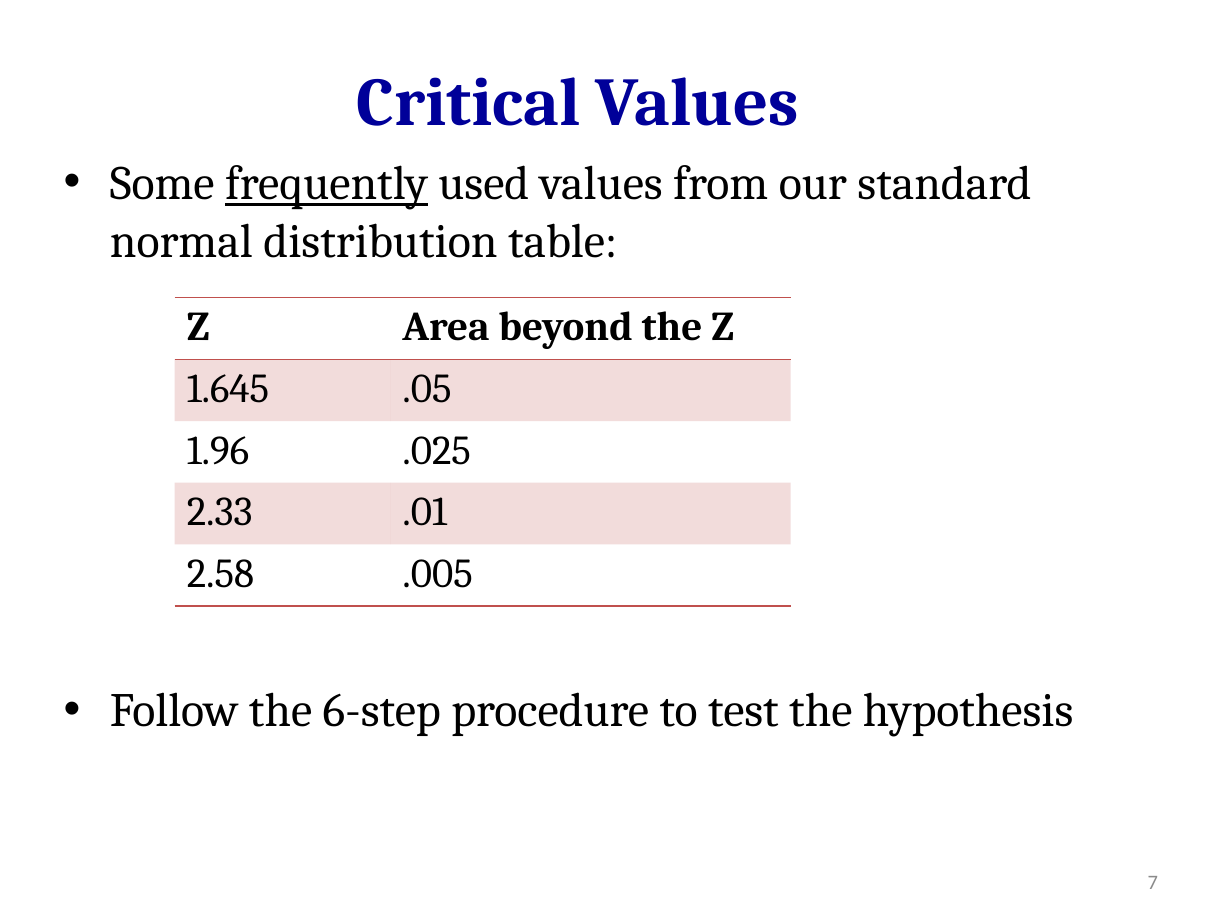
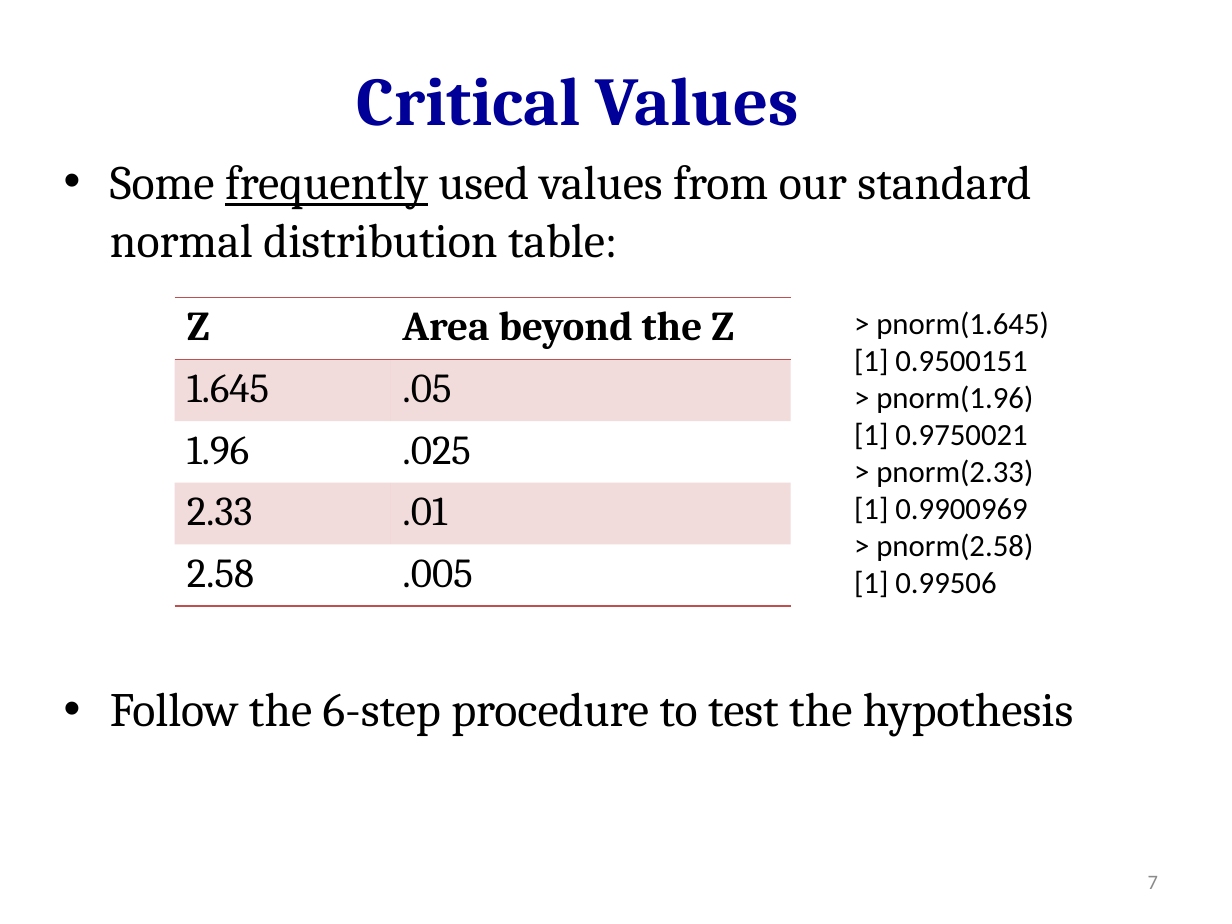
Before and after one commit to hejibo/Psychological-Statistics, a slide deck: slide 7 of Lecture 11_One sample z and t test/Lecture 11_One sample z and t test.pptx. Drawn at 1232x924 pixels with LibreOffice and Linux fonts; fonts in the diff are those of the drawing. Boxes give left, top, right and bottom in pixels: in the first picture for what was removed or moved away, otherwise in the second. Text is boxed around its words. In the diff, an @@ line names an element or a change of style, - is before the commit and + after.

```diff
--- a/Lecture 11_One sample z and t test/Lecture 11_One sample z and t test.pptx
+++ b/Lecture 11_One sample z and t test/Lecture 11_One sample z and t test.pptx
@@ text added at <box>854,311,1049,598</box>, 18 pt, text #000000 @@
+> pnorm(1.645)
+[1] 0.9500151
+> pnorm(1.96)
+[1] 0.9750021
+> pnorm(2.33)
+[1] 0.9900969
+> pnorm(2.58)
+[1] 0.99506
```
Also in this commit, not shown: 1 slide added, 1 other file.
